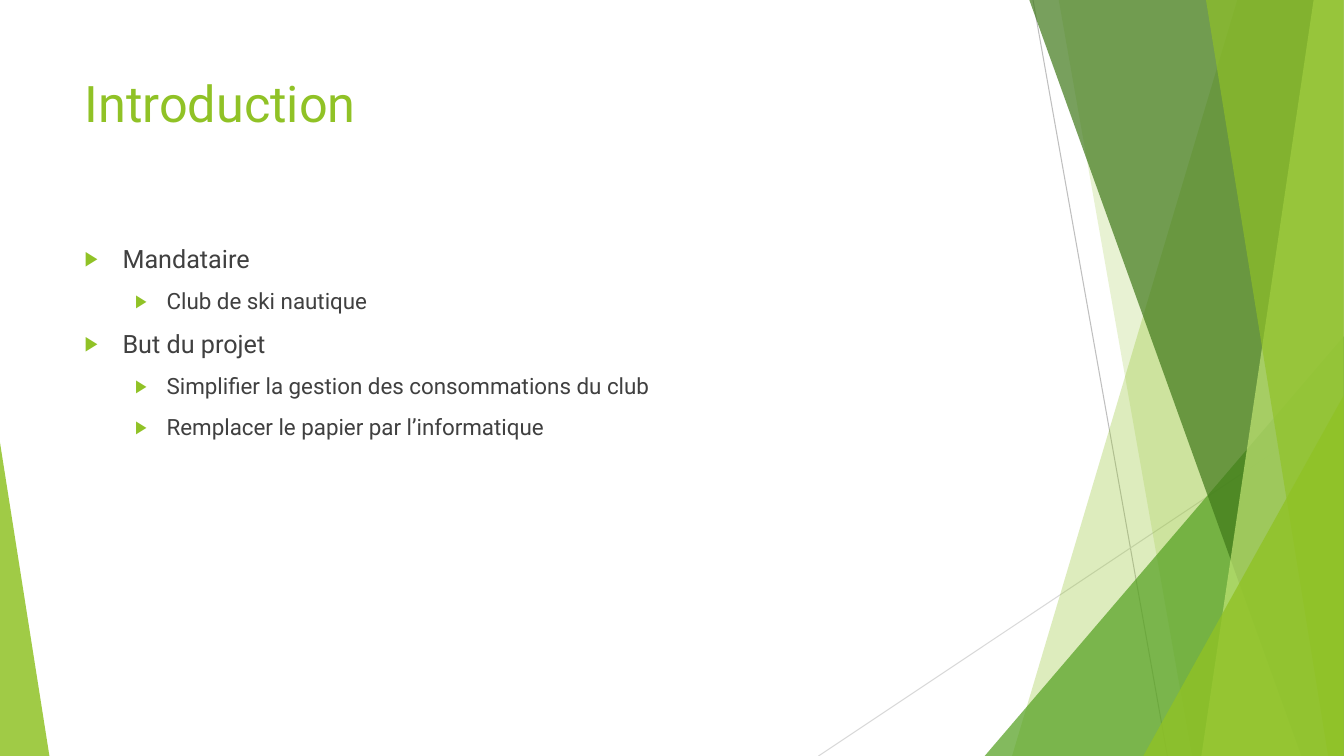
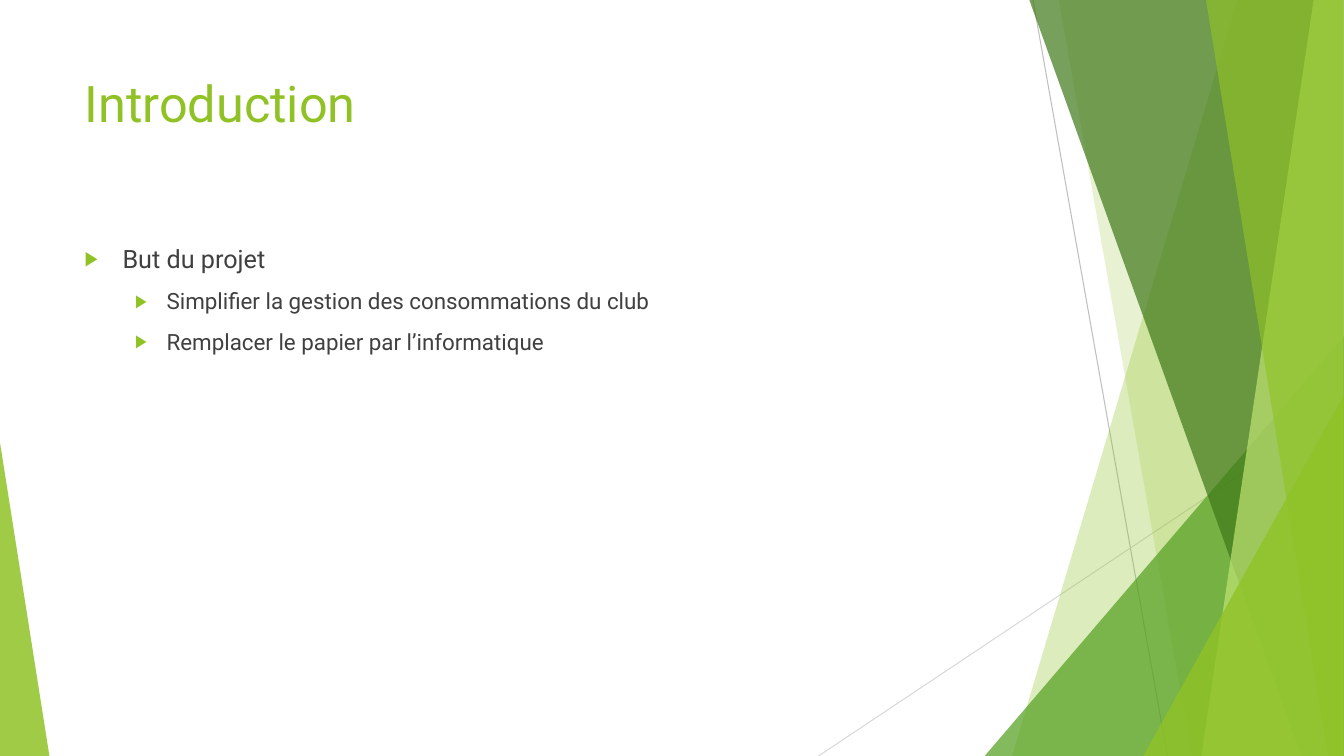
Before and after one commit to MarshallPhilip/TIP-FICTIF, a slide deck: slide 2 of Doc/Presentation/Presentation.pptx. Drawn at 1344x756 pixels with LibreOffice and Linux fonts; fonts in the diff are those of the drawing. Boxes give left, top, right and bottom in pixels: in the first picture for what was removed or moved away, otherwise in the second. Text is boxed around its words. In the diff, an @@ line names an element or a change of style, - is before the commit and + after.

```diff
--- a/Doc/Presentation/Presentation.pptx
+++ b/Doc/Presentation/Presentation.pptx
@@ text at (123,249,367,314): paragraphs removed @@
-▶ Mandataire
-  ▶ Club de ski nautique
```
Also in this commit, not shown: 9 slides added, 1 slide removed, 1 other file.
